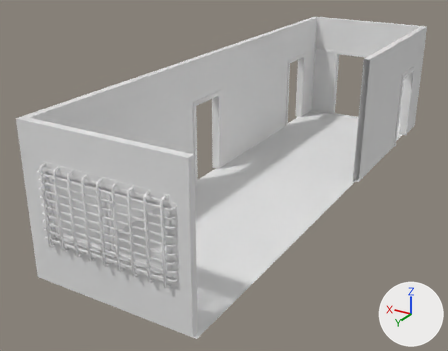
The FBX model Assets/Environment/Areas/Meshes/PlayerHaven/Meshes/SM_Room_CorridorPC.fbx, before and after one commit.
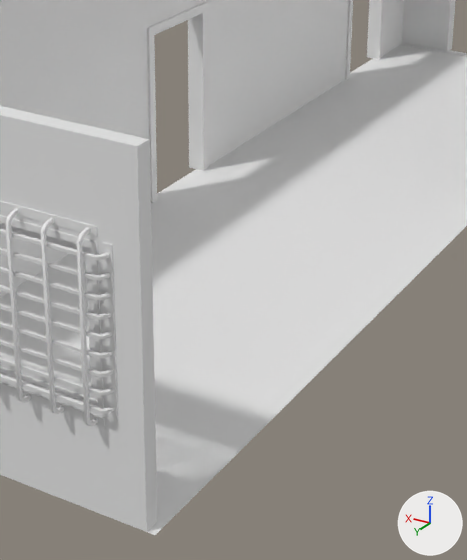
Old and new are each drawn whole from a 50 mm lens placed at (-4.4, 6.51, 6.12), pointed at (2.48, -4.95, 0.38) and again close up on the part from 28% to 76% of the width and 25% to 100% of the height. Lighting does not change. The marker at lower right points along +X, +Y and +Z. Where no turn or scale is listed for an object, it has been applied to the vertices. Vertices at the same position are counted once.

Objects in the first close-up: 'Room_CorridorPC'.
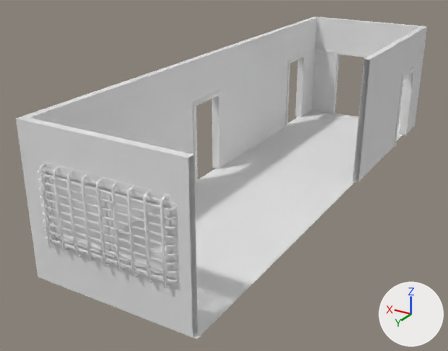
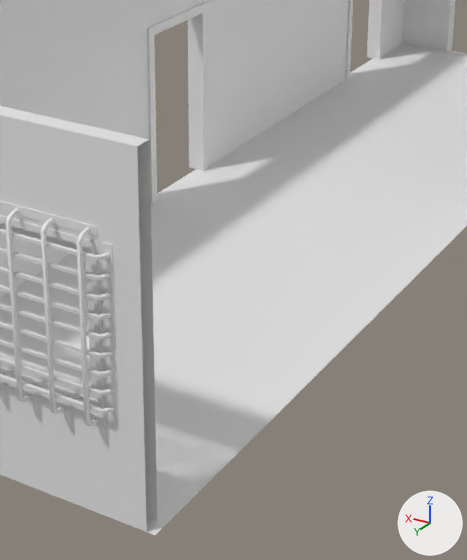
Where the newer file only moved an object's origin or applied its transform, the numbers keep the older frame.

The change, as a list of edits to the scene's bpy script:
```text
Add mat_painted_concrete01:
    mat_painted_concrete01 = principled_material('painted_concrete01')
    mat_painted_concrete01.base_color = (0.8, 0.8, 0.8)  # white #e7e7e7
Add mat_painted_metal02:
    mat_painted_metal02 = principled_material('painted_metal02')
    mat_painted_metal02.base_color = (0.8, 0.8, 0.8)  # white #e7e7e7
Add mat_painted_wood01:
    mat_painted_wood01 = principled_material('painted_wood01')
    mat_painted_wood01.base_color = (0.8, 0.8, 0.8)  # white #e7e7e7
Add mat_tiles02:
    mat_tiles02 = principled_material('tiles02')
    mat_tiles02.base_color = (0.8, 0.8, 0.8)  # white #e7e7e7
Change me_plane_009:
    used by ob_room_corridorpc; location = (0.0, 0.0, 0.0)
    remove me_plane_009.from_pydata(...)  # 1210 vertices, 1091 faces; spans x -0.1..3.46, y -12.11..0.13, z -0.01..3.0
    add me_plane_009.from_pydata(...)  # 1203 vertices, 1016 faces; spans x -0.1..3.46, y -12.11..0.13, z -0.01..3.0
    me_plane_009 part 1
    7 vertices are removed from x 0.07..3.29, y -11.93, z 0.0..2.01
    75 faces are deleted
    add me_plane_009.materials.append(mat_painted_concrete01)  # white #e7e7e7
    add me_plane_009.materials.append(mat_tiles02)  # white #e7e7e7
    add me_plane_009.materials.append(mat_painted_wood01)  # white #e7e7e7
    add me_plane_009.materials.append(mat_painted_metal02)  # white #e7e7e7
```

Location of each change, [x1, y1, x2, y2] in pixels of the close-ups (467 x 560 px):
part 1 of me_plane_009, deleted: before [137, 139, 157, 531]
